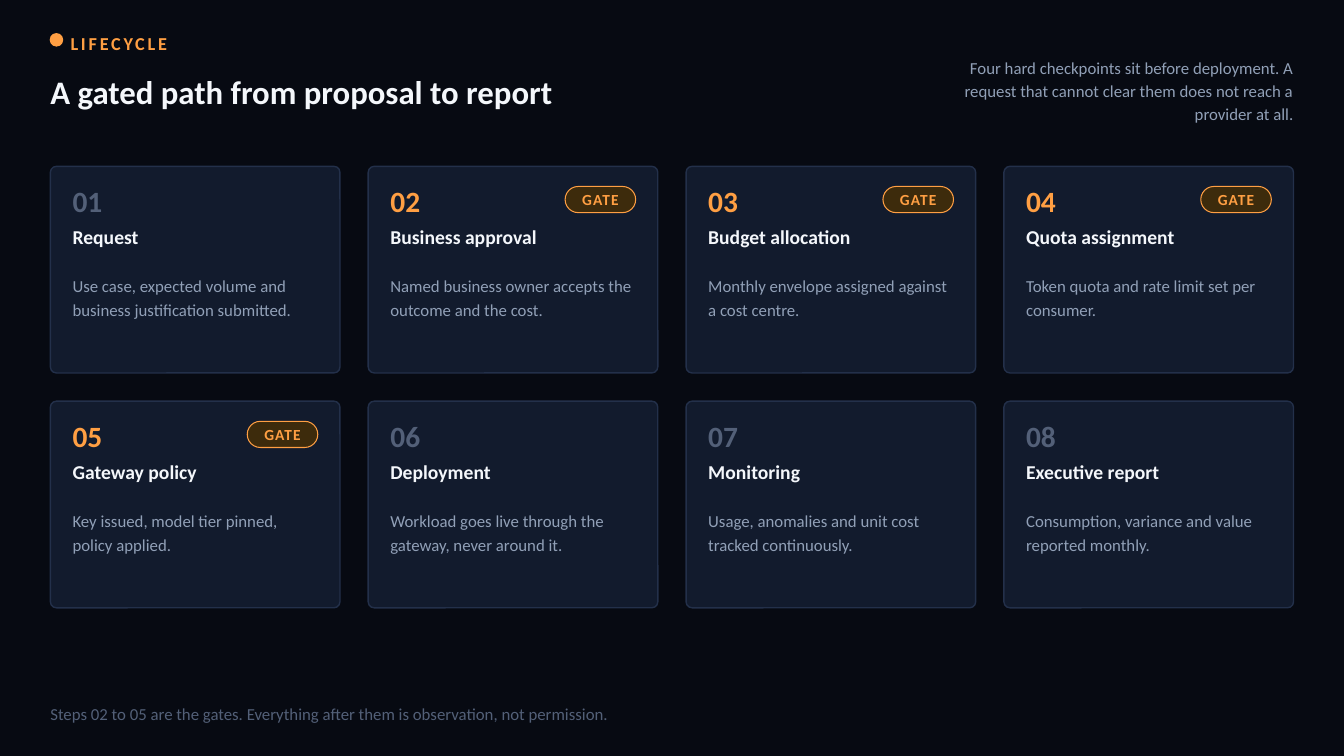
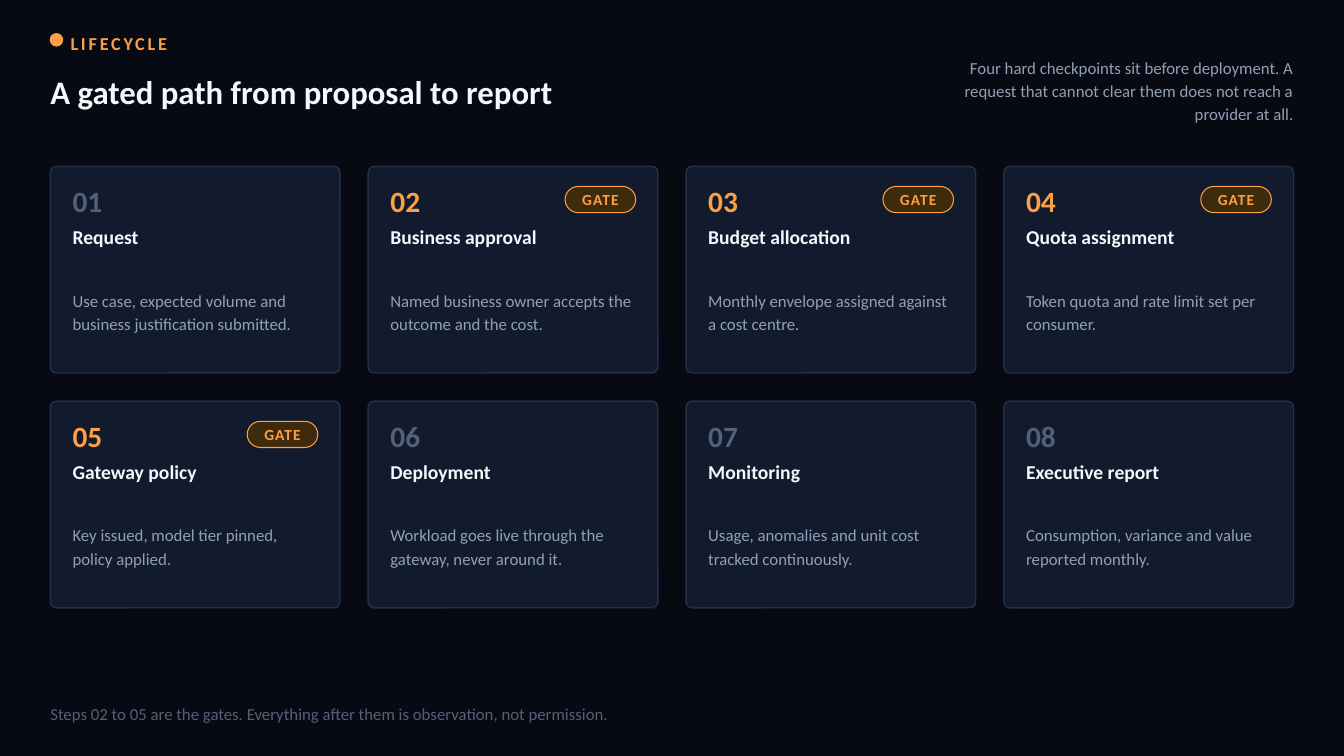
Before and after one commit to arielga5-code/Finops, a slide deck: slide 24 of deck/Harel_Cloud_Cost_CIO_v34.pptx. Drawn at 1344x756 pixels with LibreOffice and Linux fonts; fonts in the diff are those of the drawing. Boxes give left, top, right and bottom in pixels: in the first picture for what was removed or moved away, otherwise in the second. Text is boxed around its words. In the diff, an @@ line names an element or a change of style, - is before the commit and + after.

```diff
--- a/deck/Harel_Cloud_Cost_CIO_v34.pptx
+++ b/deck/Harel_Cloud_Cost_CIO_v34.pptx
@@ text "Use case, expected volume and ...": place and size @@
-text "Use case, expected volume and ..." at [73, 280, 291, 319]
+text "Use case, expected volume and ..." at [73, 295, 291, 333]
@@ text "Named business owner accepts the ...": place and size @@
-text "Named business owner accepts the ..." at [390, 280, 631, 316]
+text "Named business owner accepts the ..." at [390, 295, 631, 330]
@@ text "Monthly envelope assigned against a ...": place and size @@
-text "Monthly envelope assigned against a ..." at [708, 280, 947, 316]
+text "Monthly envelope assigned against a ..." at [708, 295, 947, 330]
@@ text "Token quota and rate limit ...": place and size @@
-text "Token quota and rate limit ..." at [1026, 280, 1255, 316]
+text "Token quota and rate limit ..." at [1026, 295, 1255, 330]
@@ text "Key issued, model tier pinned, ...": place and size @@
-text "Key issued, model tier pinned, ..." at [73, 515, 278, 554]
+text "Key issued, model tier pinned, ..." at [73, 529, 278, 568]
@@ text "Workload goes live through the ...": place and size @@
-text "Workload goes live through the ..." at [390, 515, 604, 554]
+text "Workload goes live through the ..." at [390, 529, 604, 568]
@@ text "Usage, anomalies and unit cost ...": place and size @@
-text "Usage, anomalies and unit cost ..." at [708, 515, 919, 554]
+text "Usage, anomalies and unit cost ..." at [708, 529, 919, 568]
@@ text "Consumption, variance and value reported ...": place and size @@
-text "Consumption, variance and value reported ..." at [1026, 515, 1252, 554]
+text "Consumption, variance and value reported ..." at [1026, 529, 1252, 568]
```
Also in this commit, not shown: 2 other slides changed, 8 other files.
